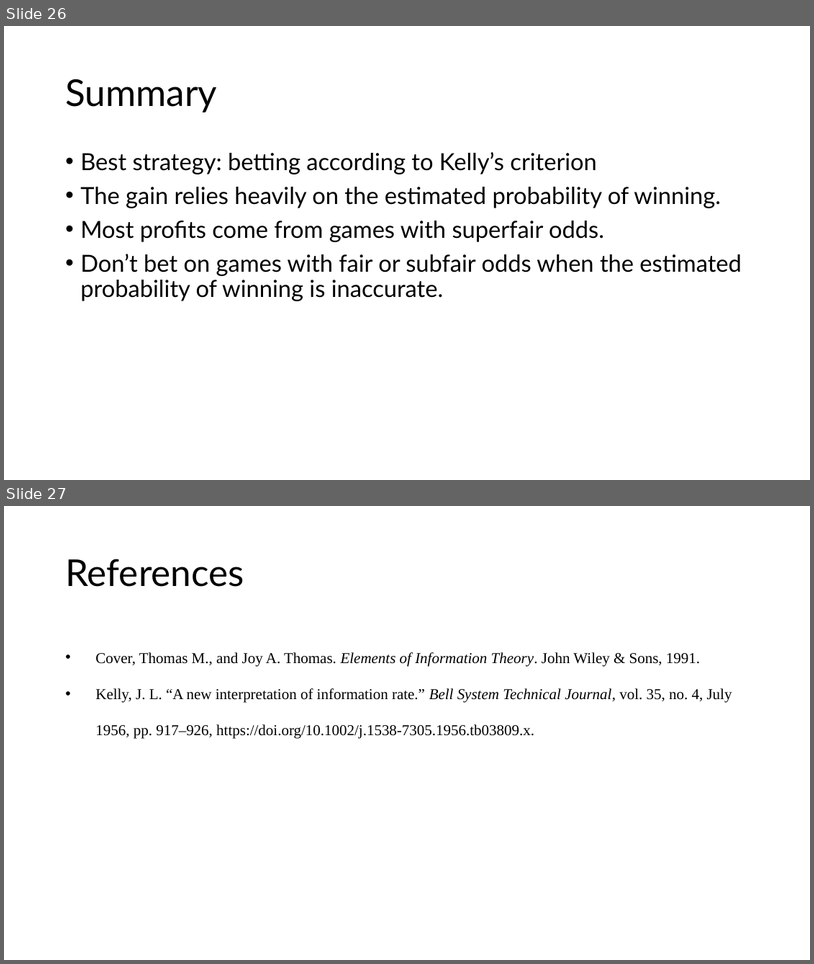
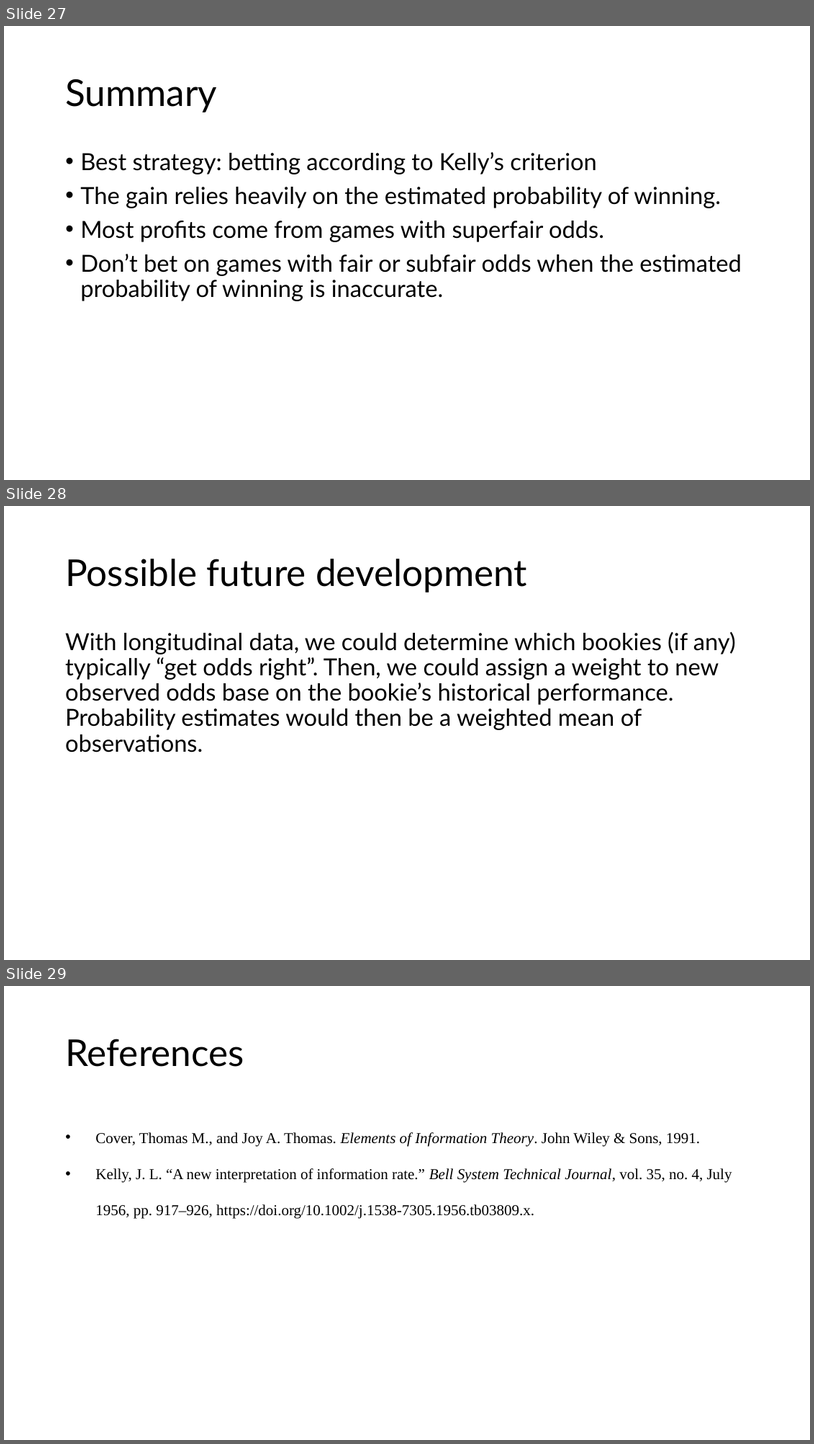
Before and after one commit to alepigna12/stats_bets, a slide deck: presentation/sports_betting_term4.pptx. Shown one above the other, each under a label of ours: slides 26 and 27 before the commit, slides 27, 28 and 29 after it. The pictures are 814x964 and 814x1444 pixels, drawn with LibreOffice and Linux fonts; fonts in the diff are those of the drawing. Boxes give left, top, right and bottom in pixels: in the first picture for what was removed or moved away, otherwise in the second. Text is boxed around its words. In the diff, an @@ line names an element or a change of style, - is before the commit and + after.

```diff
--- a/presentation/sports_betting_term4.pptx
+++ b/presentation/sports_betting_term4.pptx
@@ slide 28 added at <box>4,506,810,960</box>, background #FFFFFF @@
@@ title added at <box>65,559,527,592</box>, 44 pt, text #000000 @@
+Possible future development
@@ text added at <box>65,632,736,752</box>, 28 pt, text #000000 @@
+With longitudinal data, we could determine which bookies (if any) typically “get odds right”. Then, we could assign a weight to new observed odds base on the bookie’s historical performance. Probability estimates would then be a weighted mean of observations.
@@ what was slide 26 is now slide 27 @@
@@ what was slide 27 is now slide 29 @@
```
Also in this commit, not shown: 3 slides changed, 1 other slide added, 1 other file.
